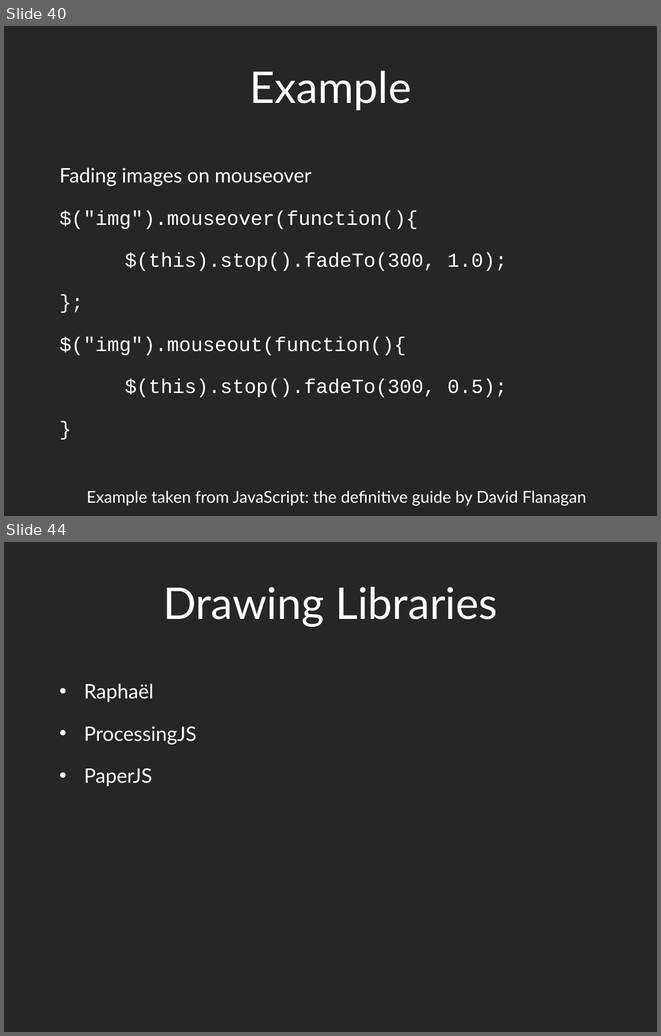
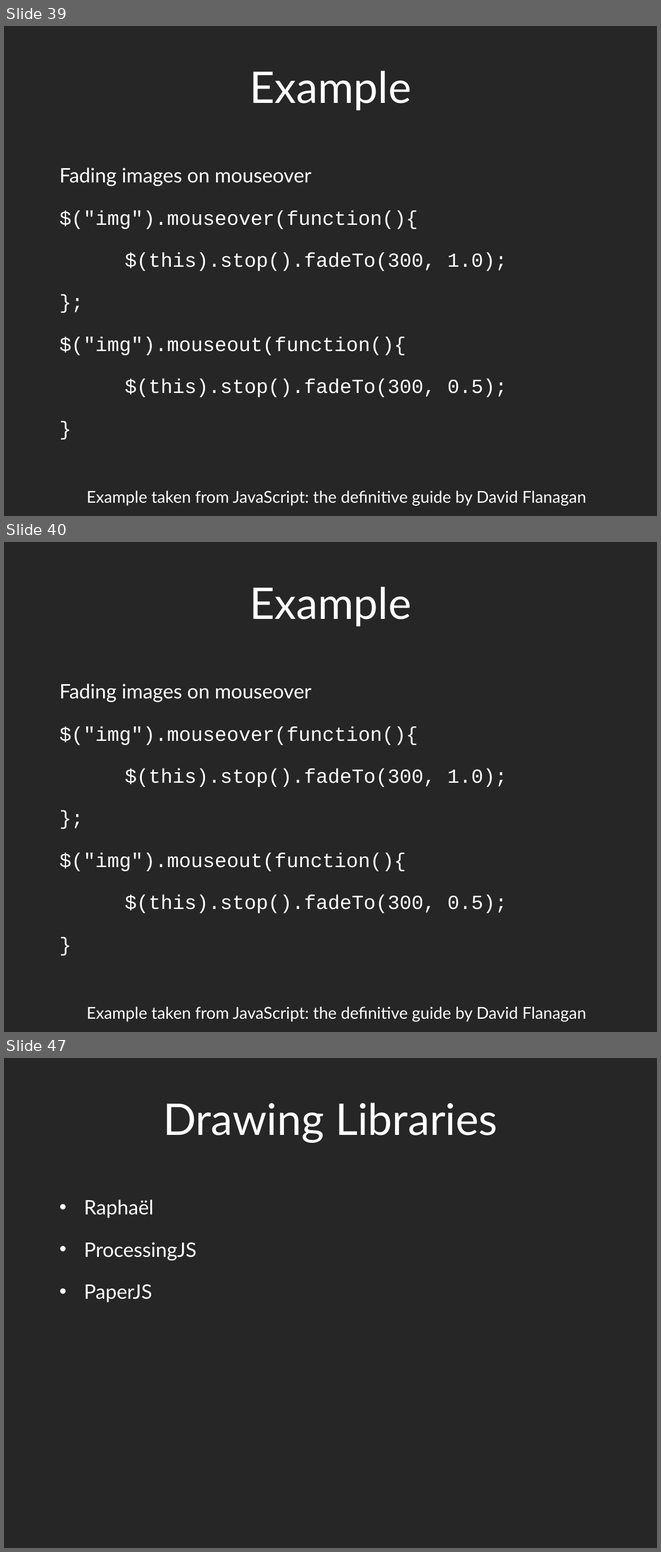
Before and after one commit to dantasse/ssuiweb2014, a slide deck: week10/week10.pptx. Shown one above the other, each under a label of ours: slides 40 and 44 before the commit, slides 39, 40 and 47 after it; the slides between them are not shown. The pictures are 661x1036 and 661x1552 pixels, drawn with LibreOffice and Linux fonts; fonts in the diff are those of the drawing. Boxes give left, top, right and bottom in pixels: in the first picture for what was removed or moved away, otherwise in the second. Text is boxed around its words. In the diff, an @@ line names an element or a change of style, - is before the commit and + after.

```diff
--- a/week10/week10.pptx
+++ b/week10/week10.pptx
@@ slide 40 added at [4,542,657,1032], background #262626 @@
@@ title added at [249,587,411,626], 48 pt, text #FFFFFF @@
+Example
@@ text added at [60,684,508,913], 22 pt, text #FFFFFF @@
+Fading images on mouseover
+$("img").mouseover(function(){
+$(this).stop().fadeTo(300, 1.0);
+};
+$("img").mouseout(function(){
+$(this).stop().fadeTo(300, 0.5);
+}
@@ text added at [87,1006,586,1022], 18 pt, text #FFFFFF @@
+Example taken from JavaScript: the definitive guide by David Flanagan
@@ what was slide 40 is now slide 39 @@
@@ what was slide 44 is now slide 47 @@
```
Also in this commit, not shown: 7 slides changed, 3 other slides added, 1 slide removed, 2 other files.
